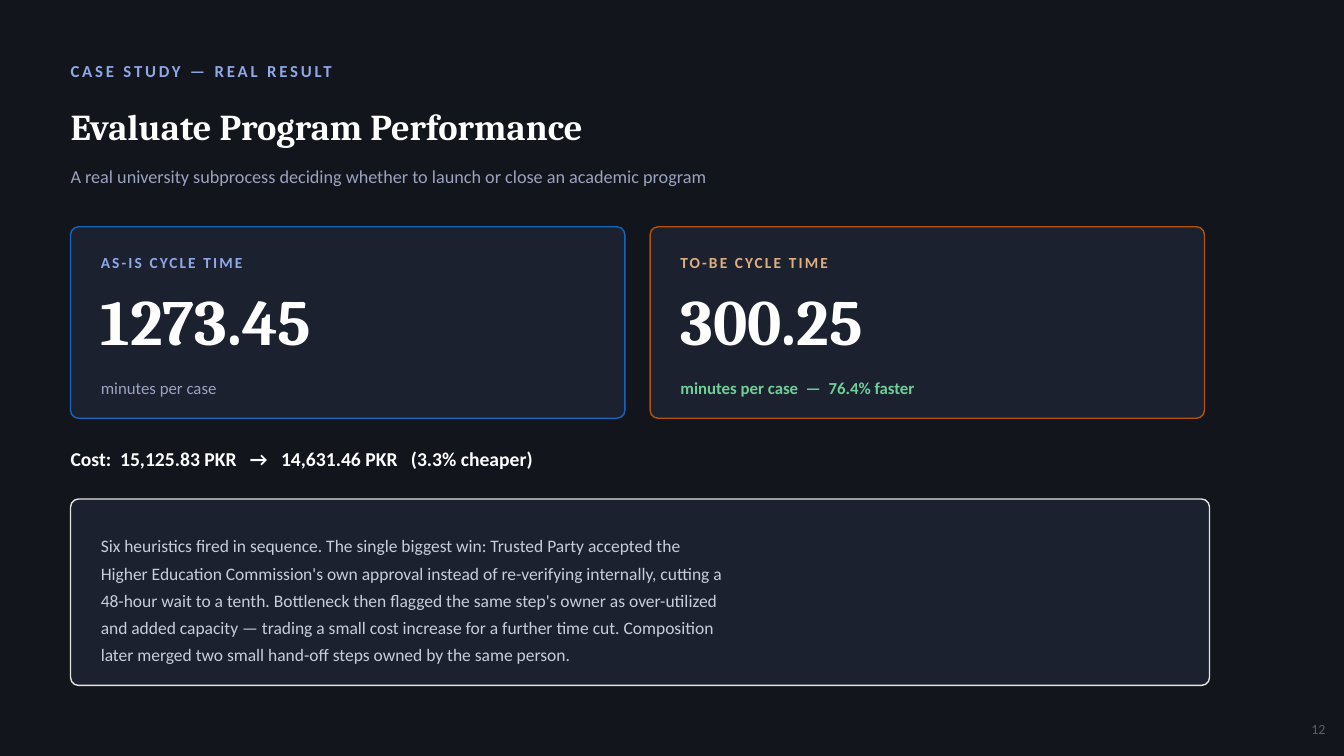
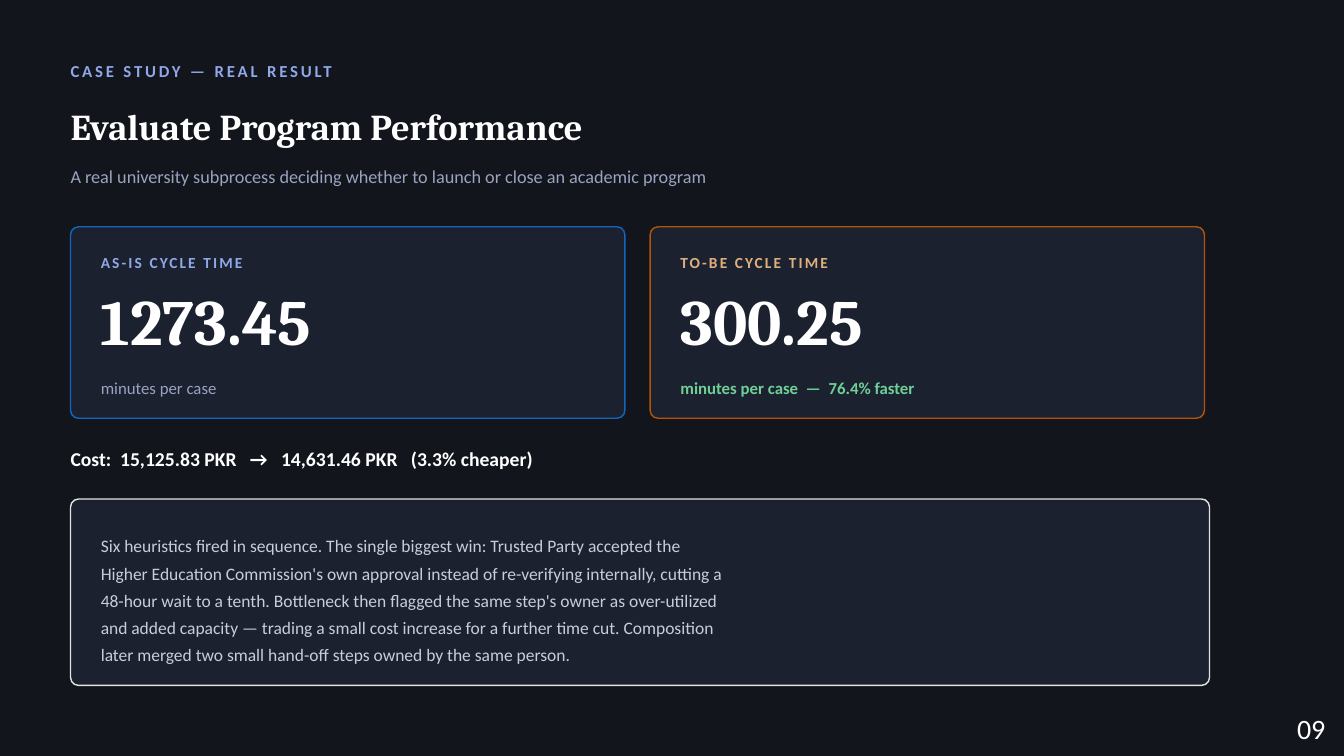
Before and after one commit to ameeryousuf/BPO-ENGINE, a slide deck: slide 9 of Project Overview.pptx. Drawn at 1344x756 pixels with LibreOffice and Linux fonts; fonts in the diff are those of the drawing. Boxes give left, top, right and bottom in pixels: in the first picture for what was removed or moved away, otherwise in the second. Text is boxed around its words. In the diff, an @@ line names an element or a change of style, - is before the commit and + after.

```diff
--- a/Project Overview.pptx
+++ b/Project Overview.pptx
@@ text at <box>1297,721,1325,739</box>: text changed; size 10 to 20 pt; text colour #5A5F6B to #FFFFFF @@
-12
+09
```
Also in this commit, not shown: 8 other slides changed.
